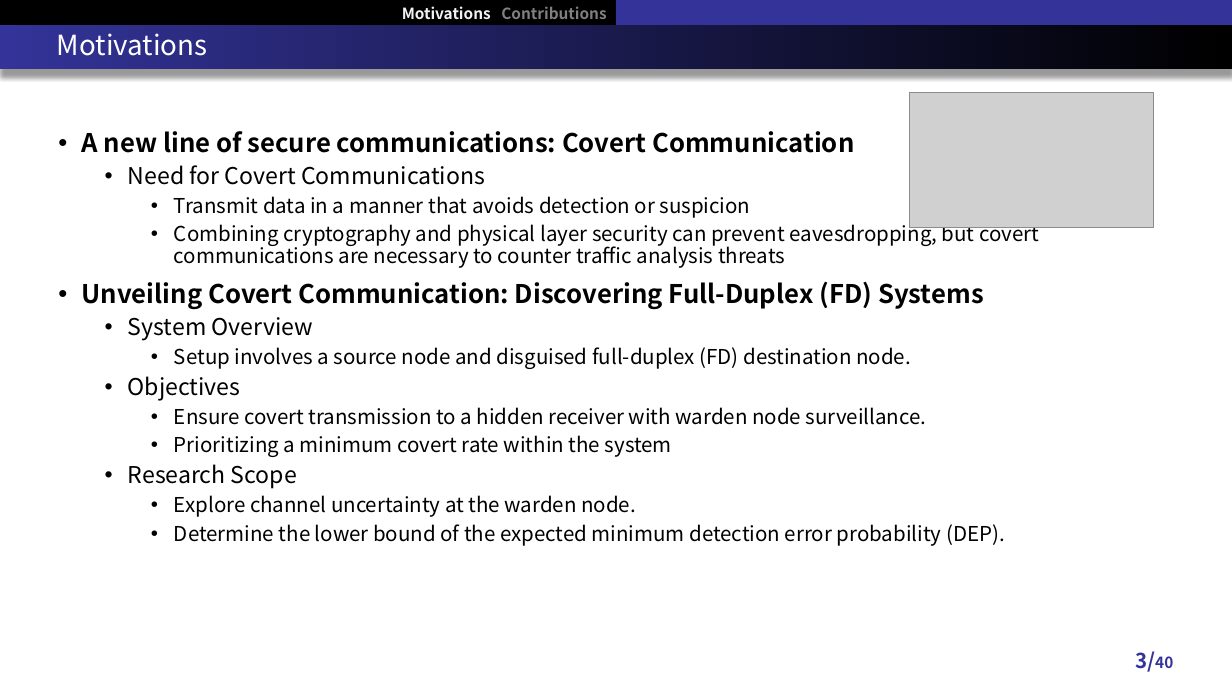
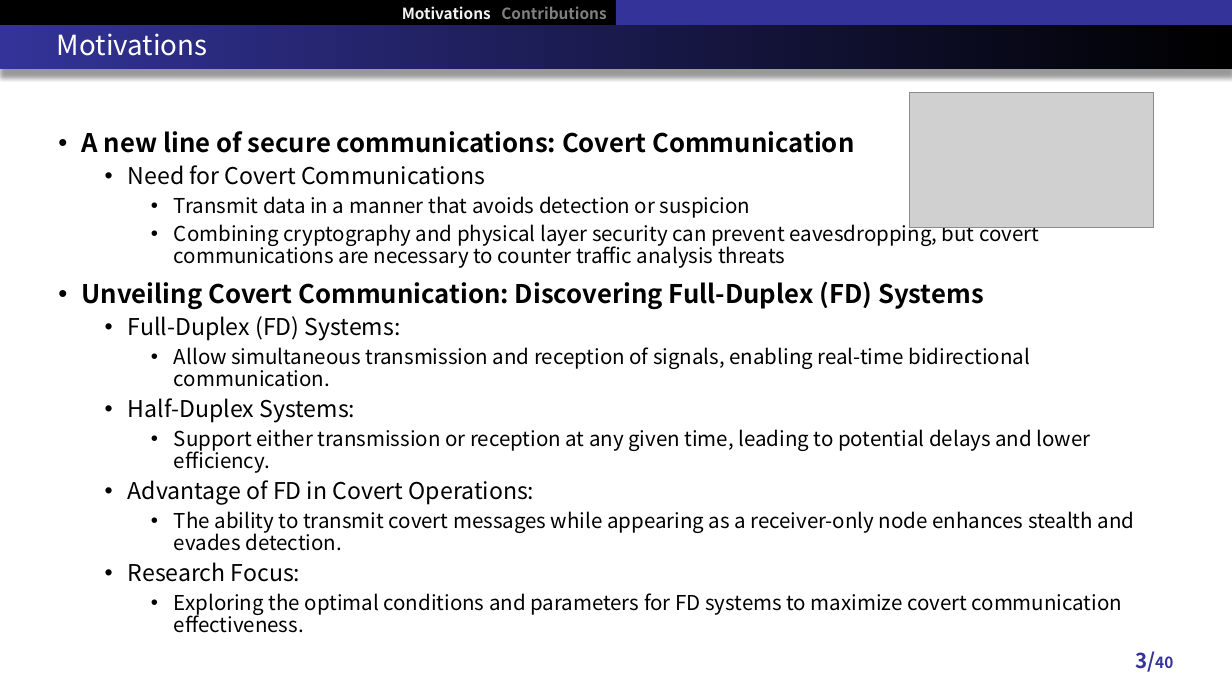
Before and after one commit to RefatHanbat/Presentation-of-SDM, a slide deck: slide 3 of New Problem/Thesis Defense slide.pptx. Drawn at 1232x693 pixels with LibreOffice and Linux fonts; fonts in the diff are those of the drawing; grey boxes stand for pictures. Boxes give left, top, right and bottom in pixels: in the first picture for what was removed or moved away, otherwise in the second. Text is boxed around its words. In the diff, an @@ line names an element or a change of style, - is before the commit and + after.

```diff
--- a/New Problem/Thesis Defense slide.pptx
+++ b/New Problem/Thesis Defense slide.pptx
@@ text at bbox=[128, 316, 1135, 633]: text changed @@
-  • System Overview
-    • Setup involves a source node and disguised full-duplex (FD) destination node.
-  • Objectives
-    • Ensure covert transmission to a hidden receiver with warden node surveillance.
-    • Prioritizing a minimum covert rate within the system
-  • Research Scope
-    • Explore channel uncertainty at the warden node.
-    • Determine the lower bound of the expected minimum detection error probability (DEP).
+  • Full-Duplex (FD) Systems:
+    • Allow simultaneous transmission and reception of signals, enabling real-time bidirectional communication.
+  • Half-Duplex Systems:
+    • Support either transmission or reception at any given time, leading to potential delays and lower efficiency.
+  • Advantage of FD in Covert Operations:
+    • The ability to transmit covert messages while appearing as a receiver-only node enhances stealth and evades detection.
+  • Research Focus:
+    • Exploring the optimal conditions and parameters for FD systems to maximize covert communication effectiveness.
```
Also in this commit, not shown: 1 other file.
